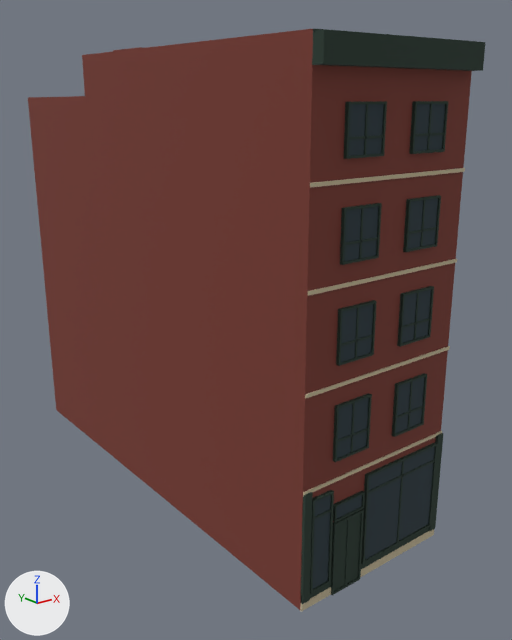
An edit to the glTF model public/canal-drive/models/ordinary-buildings/recipe-bilder-157650.glb, drawn before and after from the same camera.
One viewpoint serves both versions: a 50 mm lens placed at (-16.3, -13.9, 15.6), pointed at (1.2, 7.9, 6.9). The axes (+X, +Y, +Z) are drawn at lower left. The lights are the same throughout. The older version comes first. Vertices at exactly the same position are counted once.

The first picture shows 'bilder-157650'.
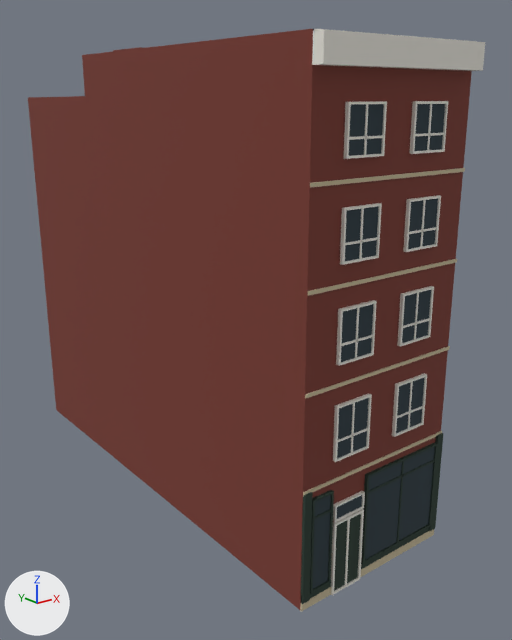
Pixel boxes (x1, y1, x2, y2) of what changed, in the pictures (512 x 640 px):
part 1 of me_bilder_157650, recoloured
    both: (312, 29, 485, 595)

Diff of the bpy script that builds the scene:
```diff
--- a/public/canal-drive/models/ordinary-buildings/recipe-bilder-157650.glb.py
+++ b/public/canal-drive/models/ordinary-buildings/recipe-bilder-157650.glb.py
@@ mat_ece9e0_frame @@
+mat_ece9e0_frame = principled_material('ece9e0_frame')
+mat_ece9e0_frame.base_color = (0.839, 0.815, 0.745)  # white #ece9e0
+mat_ece9e0_frame.roughness = 0.9
@@ me_bilder_157650 @@
 me_bilder_157650.from_pydata(...)  # 584 vertices, 982 faces; spans x -3.3..3.4, y -0.4..19.4, z 0.0..17.3
 # used by ob_bilder_157650; location = (0.0, 0.0, 0.0)
+# me_bilder_157650 part 1: all 548 faces that had it switch from mat_26392f_frame (dark green #26392f) to mat_ece9e0_frame (white #ece9e0)
 me_bilder_157650.materials.append(mat_7a3a30_brick)
```
